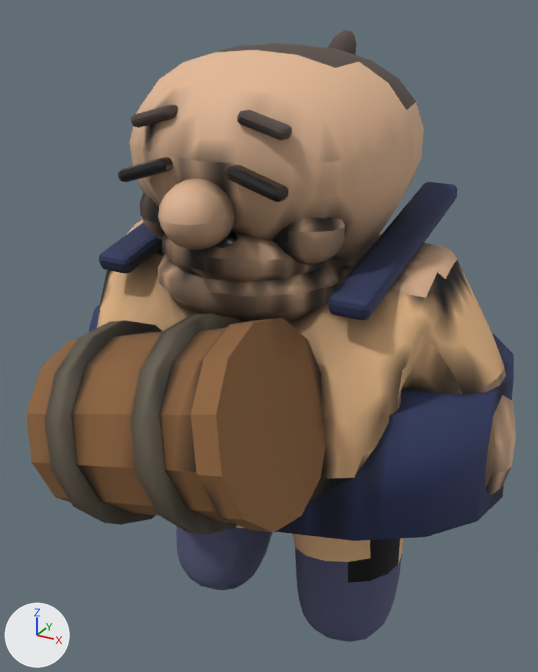
What one commit did to the glTF model public/models/fuku.glb.
Both versions are drawn from a 50 mm lens placed at (0.406, -0.793, 0.864), pointed at (0.0, -0.054, 0.495). The lights are fixed; the arrows at lower left show +X, +Y and +Z. The older version comes first.

Objects in the first picture: 'fuku'.
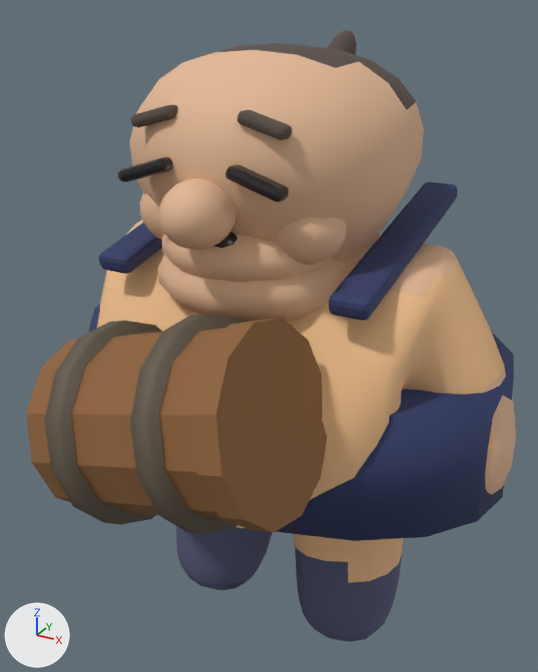
Changed parts and their boxes [x1, y1, x2, y2] in the pictures (538 x 672 px):
'fuku', surface changed (lighter): [44, 88, 515, 586] in both

Edits to the bpy script that builds the scene:
```text
Change mat_fuku_skin:
    remove mat_fuku_skin.texture = img_fuku_skin_tex
    add mat_fuku_skin.base_color = (0.768, 0.477, 0.296)  # beige #e3b894
Change mat_fuku_robe:
    remove mat_fuku_robe.texture = img_fuku_robe_tex
    add mat_fuku_robe.base_color = (0.869, 0.523, 0.263)  # beige #f0bf8c
Change mat_fuku_trousers:
    remove mat_fuku_trousers.texture = img_fuku_trousers_tex
    add mat_fuku_trousers.base_color = (0.089, 0.0946, 0.187)  # dark blue #545778
Change mat_fuku_hair:
    remove mat_fuku_hair.texture = img_fuku_hair_tex
    add mat_fuku_hair.base_color = (0.1, 0.0732, 0.0593)  # brown #594c45
Change mat_fuku_wrap:
    remove mat_fuku_wrap.texture = img_fuku_wrap_tex
    add mat_fuku_wrap.base_color = (0.0301, 0.0432, 0.133)  # dark blue #303b66
Change mat_fuku_wood:
    remove mat_fuku_wood.texture = img_fuku_wood_tex
    add mat_fuku_wood.base_color = (0.274, 0.126, 0.0432)  # brown #8f633b
Change mat_fuku_hoop:
    remove mat_fuku_hoop.texture = img_fuku_hoop_tex
    add mat_fuku_hoop.base_color = (0.126, 0.1, 0.0684)  # brown #63594a
```
